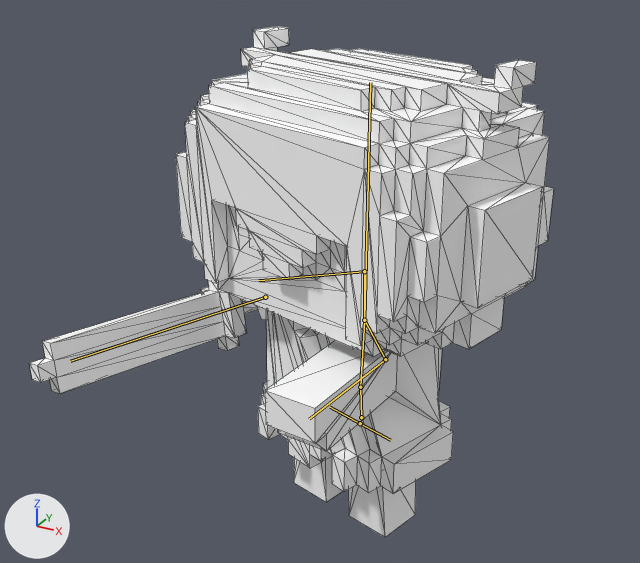
A saved change to the FBX model AGS2020 Unity/Assets/_My/Model/Player.fbx.
Rendered twice from a 50 mm camera at (2.1, -4.34, 3.65) aimed at (-0.23, -0.12, 1.54). Lighting does not change. The marker at lower left points along +X, +Y and +Z. Both versions are drawn at frame 6 of the action 'アーマチュア|MowDownAttack'; the numbers are the values there. The bones that change are drawn over the model as lines. Mesh edges are drawn as thin lines.

Objects in the first picture: 'ObjObject', 'ObjObject.001'.
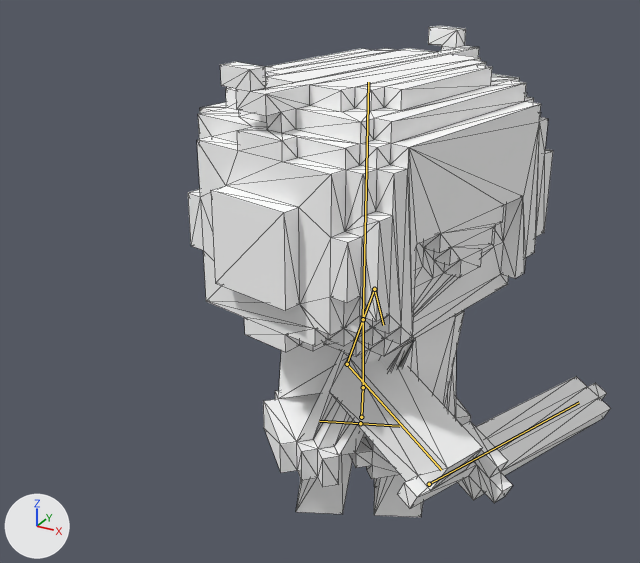
Changed parts and their boxes (x1, y1, x2, y2) in the pictures (640 x 563 px):
'ObjObject.001', posed
    before: (176, 26, 554, 537)
    after: (188, 26, 553, 517)
'ObjObject', posed
    before: (29, 280, 258, 394)
    after: (397, 376, 611, 509)
bone 'LowerBody', root to tip
    before: (361, 417) to (360, 387)
    after: (361, 417) to (363, 387)
bone 'UpperBody', root to tip
    before: (360, 387) to (364, 320)
    after: (363, 387) to (363, 319)
bone 'Head', root to tip
    before: (364, 320) to (370, 82)
    after: (363, 319) to (368, 82)
bone 'Shoulder_L', root to tip
    before: (364, 320) to (385, 359)
    after: (363, 319) to (374, 289)
bone 'Arm_L', root to tip
    before: (385, 359) to (309, 419)
    after: (374, 289) to (383, 325)
bone 'Shoulder_R', root to tip
    before: (364, 320) to (364, 271)
    after: (363, 319) to (347, 364)
bone 'Arm_R', root to tip
    before: (364, 271) to (258, 280)
    after: (347, 364) to (441, 470)
bone 'Sword', root to tip
    before: (265, 297) to (70, 361)
    after: (429, 484) to (579, 402)
bone 'Hip_L', root to tip
    before: (360, 423) to (390, 440)
    after: (360, 423) to (399, 426)
bone 'Hip_R', root to tip
    before: (360, 423) to (330, 407)
    after: (360, 423) to (319, 421)

The change in detail:
Bone 'LowerBody' (bone_lowerbody) moves from (-0.003, 0.0, 0.0) to (0.0, 0.0, 0.0).
Bone 'LowerBody' (bone_lowerbody) turns from (0, -20, -1) to (1, 44, 3) degrees about its own x, y and z.
Bone 'UpperBody' (bone_upperbody) turns from (0, -20, -1) to (0, 33, 1) degrees about its own x, y and z.
Bone 'Head' (bone_head) turns from (0, 25, 0) to (0, 0, 0) degrees about its own x, y and z.
Bone 'Shoulder_L' (bone_shoulder_l) turns from (10, 0, 0) to (-30, -1, 0) degrees about its own x, y and z.
Bone 'Arm_L' (bone_arm_l) turns from (45, 0, 0) to (0, 0, -45) degrees about its own x, y and z.
Bone 'Shoulder_R' (bone_shoulder_r) turns from (-24, -18, -9) to (30, -20, -5) degrees about its own x, y and z.
Bone 'Arm_R' (bone_arm_r) turns from (74, -3, 13) to (56, -4, 6) degrees about its own x, y and z.
Bone 'Sword' (bone_sword) moves from (0.0, 0.0, 0.0) to (0.0, 0.0, 0.006).
Bone 'Sword' (bone_sword) turns from (-15, 2, 22) to (-10, -93, 12) degrees about its own x, y and z.
Bone 'Hip_L' (bone_hip_l) moves from (0.0, 0.0, 0.0) to (0.0, 0.001, 0.0).
Bone 'Hip_L' (bone_hip_l) turns from (15, 1, 0) to (-25, -1, 0) degrees about its own x, y and z.
Bone 'Hip_R' (bone_hip_r) moves from (0.0, 0.0, 0.0) to (0.0, -0.001, 0.0).
Bone 'Hip_R' (bone_hip_r) turns from (-15, -1, 0) to (25, 1, 0) degrees about its own x, y and z.
